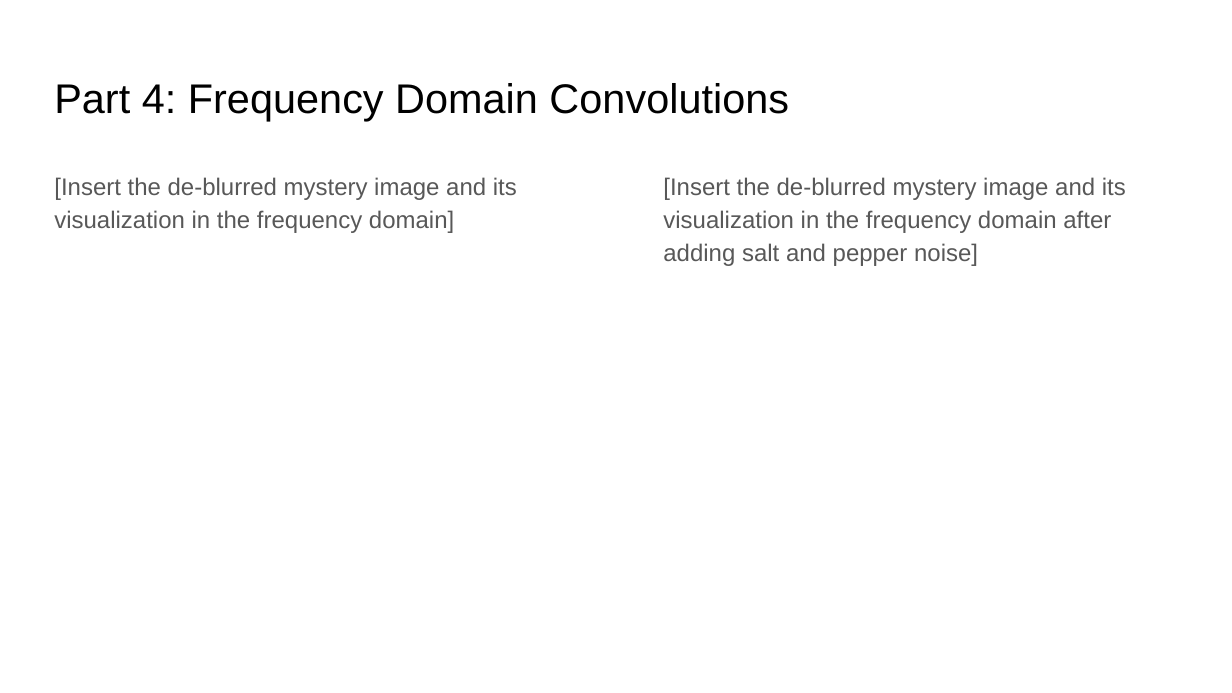
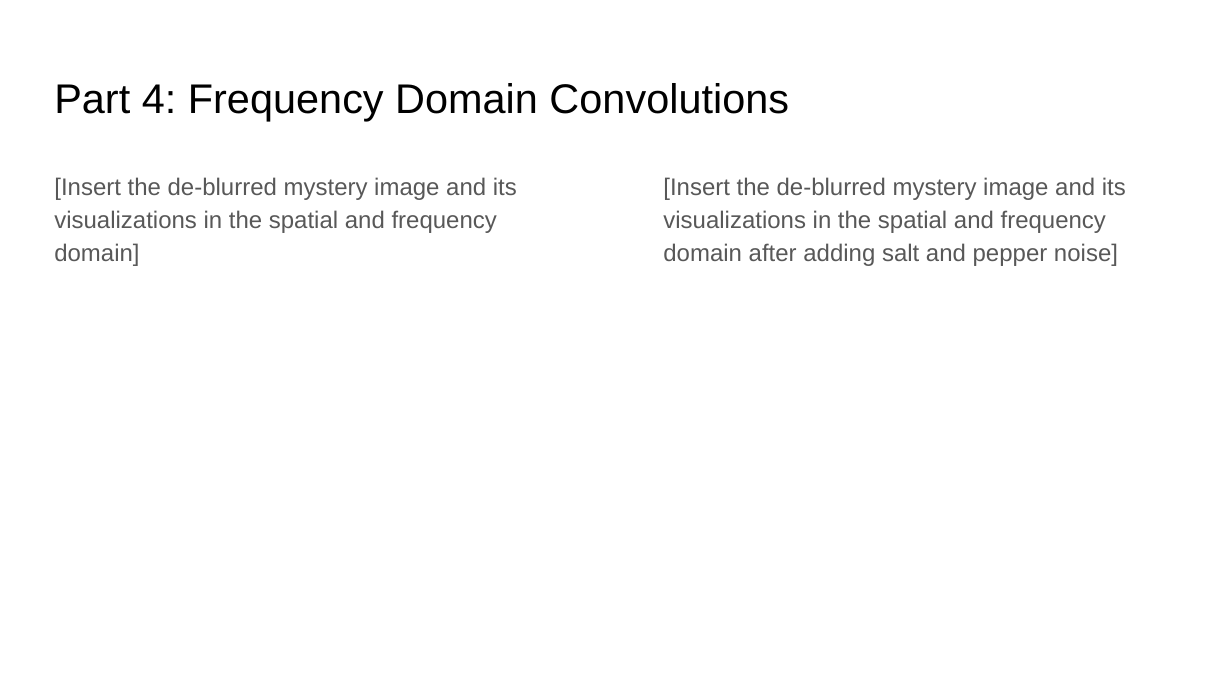
Before and after one commit to aashutoshav/Computer-Vision-Project-1, a slide deck: slide 19 of docs/report.pptx (slide 20 before the commit). Drawn at 1232x693 pixels with LibreOffice and Linux fonts; fonts in the diff are those of the drawing. Boxes give left, top, right and bottom in pixels: in the first picture for what was removed or moved away, otherwise in the second. Text is boxed around its words. In the diff, an @@ line names an element or a change of style, - is before the commit and + after.

```diff
--- a/docs/report.pptx
+++ b/docs/report.pptx
@@ text at (54,177,517,266): text changed @@
-[Insert the de-blurred mystery image and its visualization in the frequency domain]
+[Insert the de-blurred mystery image and its visualizations in the spatial and frequency domain]
@@ text at (663,177,1126,266): text changed @@
-[Insert the de-blurred mystery image and its visualization in the frequency domain after adding salt and pepper noise]
+[Insert the de-blurred mystery image and its visualizations in the spatial and frequency domain after adding salt and pepper noise]
```
Also in this commit, not shown: 8 other slides changed, 1 slide removed, 2 other files.
